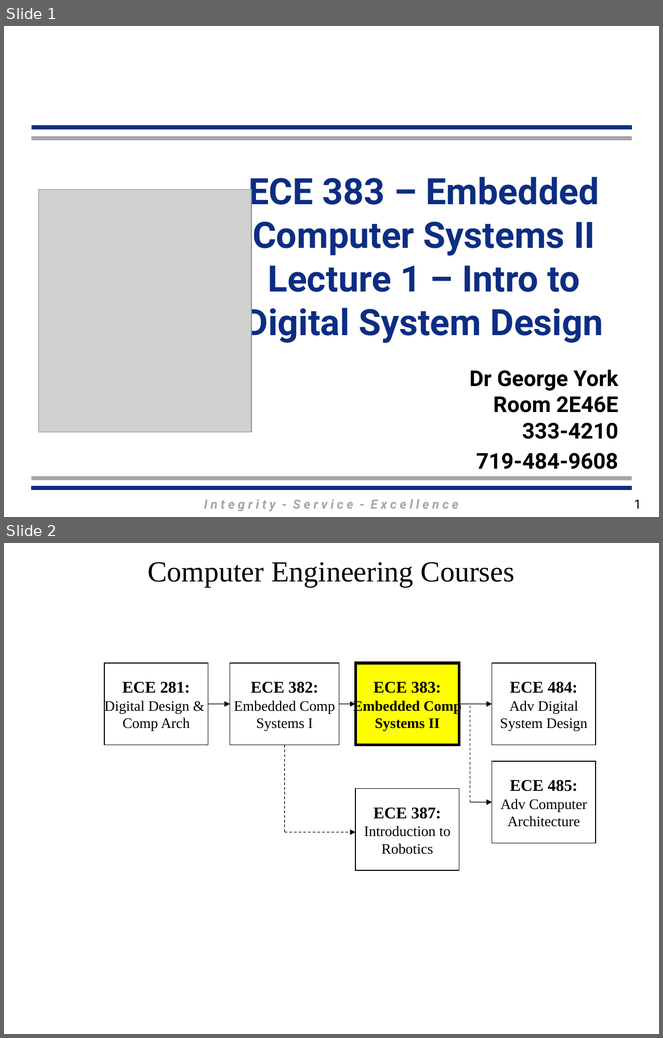
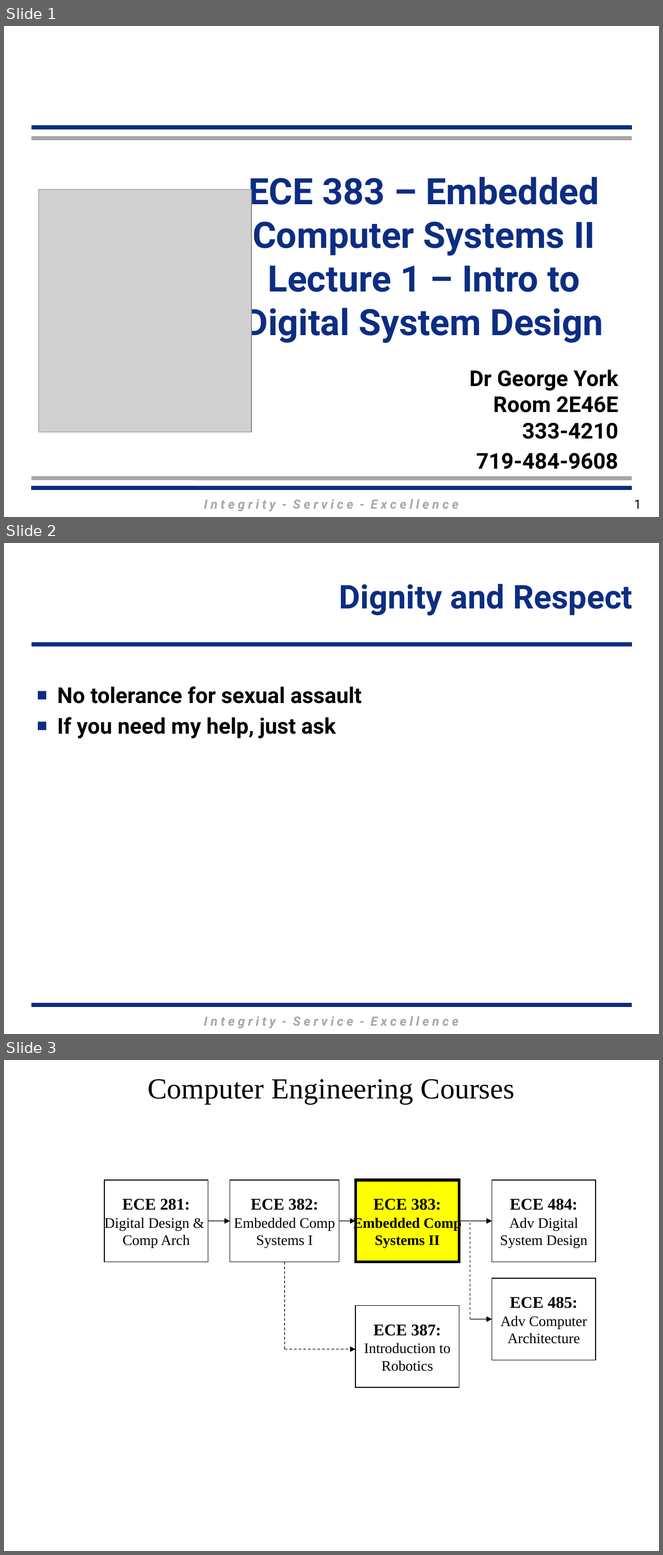
Before and after one commit to GeorgeYork/ECE383_web, a slide deck: lecture/slides/ECE_383_Lec1.pptx. Shown one above the other, each under a label of ours: slides 1 and 2 before the commit, slides 1, 2 and 3 after it. The pictures are 663x1038 and 663x1555 pixels, drawn with LibreOffice and Linux fonts; fonts in the diff are those of the drawing; grey boxes stand for pictures; background and template pictures are left out. Boxes give left, top, right and bottom in pixels: in the first picture for what was removed or moved away, otherwise in the second. Text is boxed around its words. In the diff, an @@ line names an element or a change of style, - is before the commit and + after.

```diff
--- a/lecture/slides/ECE_383_Lec1.pptx
+++ b/lecture/slides/ECE_383_Lec1.pptx
@@ slide 2 added at [4, 543, 659, 1034], background #FFFFFF; not listed: 3 template elements that a slide beside it also shows @@
@@ title added at [339, 584, 633, 616], 36 pt, text #0C2D83, bold @@
+Dignity and Respect
@@ text added at [57, 687, 362, 739], 24 pt, text #000000, bold @@
+■ No tolerance for sexual assault
+■ If you need my help, just ask
@@ what was slide 2 is now slide 3 @@
```
Also in this commit, not shown: 5 slides changed, 2 other slides added, 2 slides removed.
